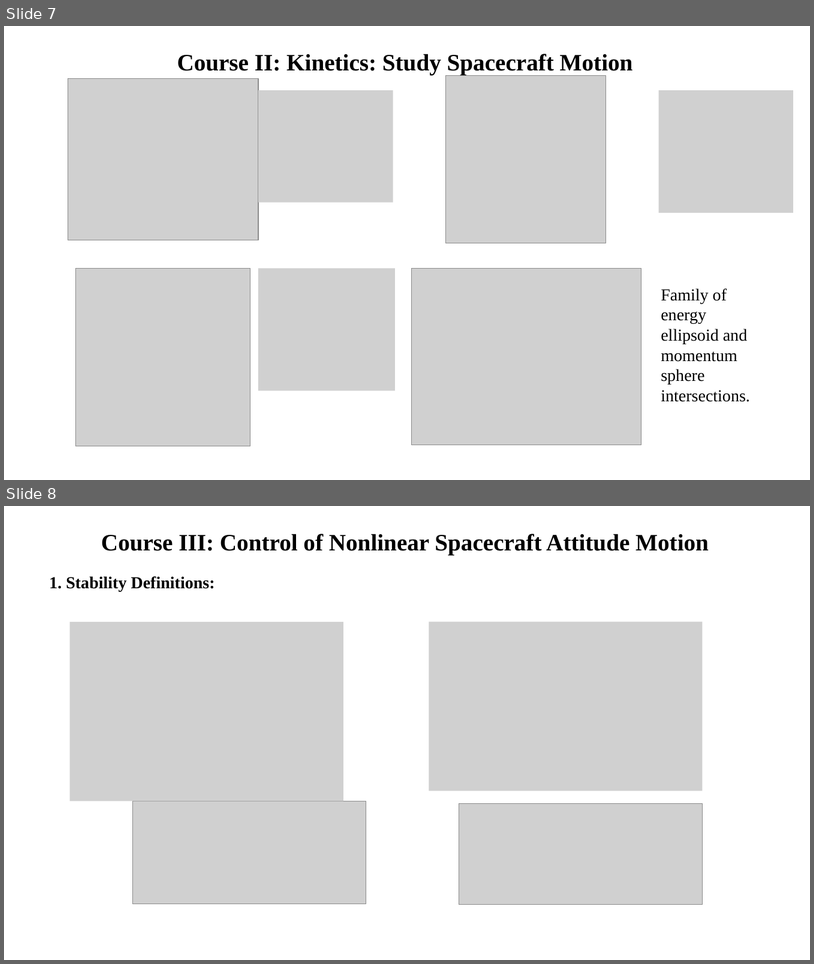
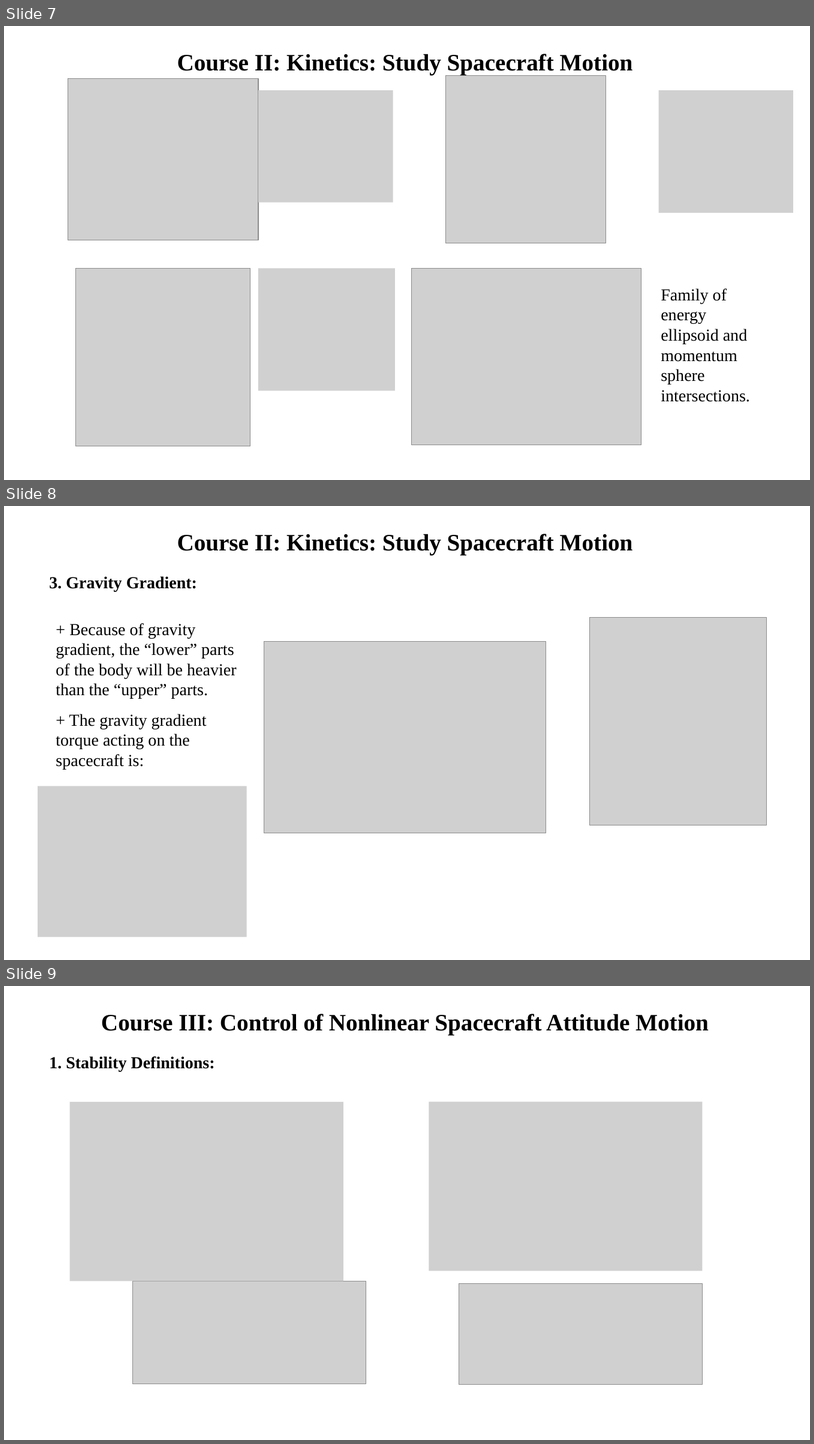
Before and after one commit to KalexxHoang/VTX_Report, a slide deck: Course report.pptx. Shown one above the other, each under a label of ours: slides 7 and 8 before the commit, slides 7, 8 and 9 after it. The pictures are 814x964 and 814x1444 pixels, drawn with LibreOffice and Linux fonts; fonts in the diff are those of the drawing; grey boxes stand for pictures. Boxes give left, top, right and bottom in pixels: in the first picture for what was removed or moved away, otherwise in the second. Text is boxed around its words. In the diff, an @@ line names an element or a change of style, - is before the commit and + after.

```diff
--- a/Course report.pptx
+++ b/Course report.pptx
@@ slide 8 added at [4,506,810,960], background #FFFFFF @@
@@ text added at [177,534,633,555], 28 pt, text #000000, bold @@
+Course II: Kinetics: Study Spacecraft Motion
@@ text added at [49,576,197,591], 20 pt, text #000000, bold @@
+3. Gravity Gradient:
@@ text added at [56,623,236,769], 20 pt, text #000000 @@
++ Because of gravity gradient, the “lower” parts of the body will be heavier than the “upper” parts.
++ The gravity gradient torque acting on the spacecraft is:
@@ picture added at [590,618,767,825] @@
@@ picture added at [264,641,546,832] @@
@@ picture added at [38,786,247,937] @@
@@ what was slide 8 is now slide 9 @@
```
Also in this commit, not shown: 2 other files.
